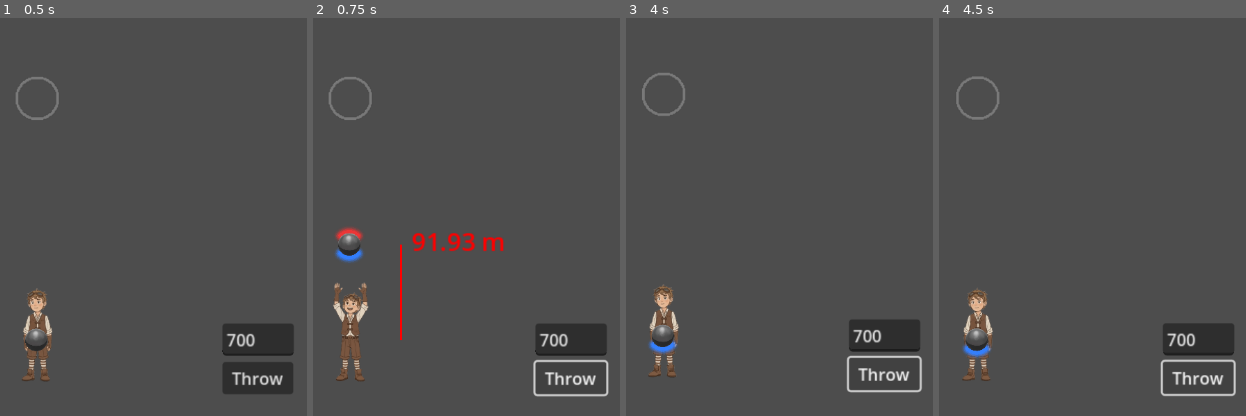
Above: before the commit, frames 1-4 (left to right).
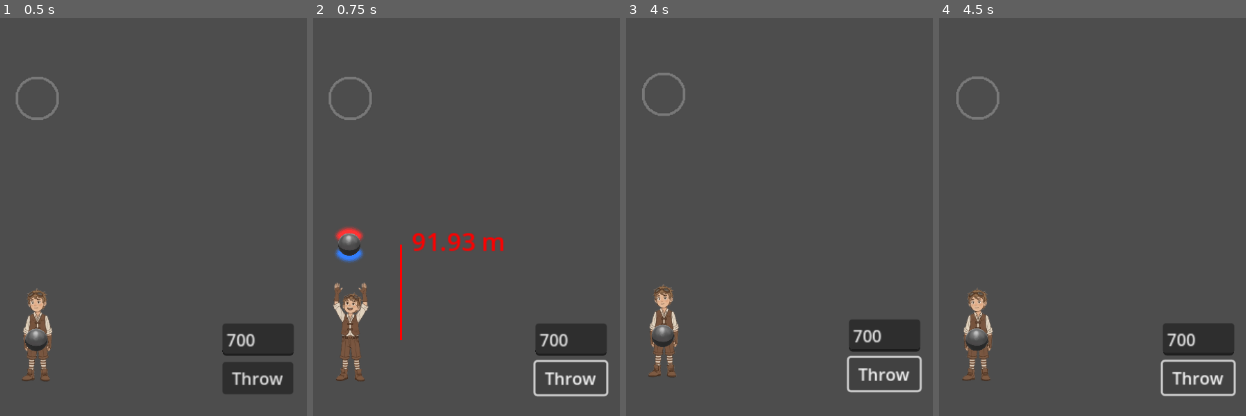
Above: after the commit, the same moments.

Repository: vasyukovin/physics
Game: Godot game, scene res://playground.tscn
Two runs of this game, one before a commit and one after it. Both use one fixed random seed, a clock stepped at 60 frames per second and the inputs below.
Inputs:
- Up to frame 1 (0.5 s): no input
- Up to frame 2 (0.75 s): click "Throw" at 0.5 s
- Up to frame 3 (4 s): click "Throw" at 1.25 s; click "Throw" at 2 s
- Up to frame 4 (4.5 s): no input

Frame 1 is identical in both runs. In frame 2, less than 0.1% of the frame differs, in the area x 7-16%, y 52-56%; in frame 3, 0.2%; in frame 4, 0.2%, in the area x 7-17%, y 81-86%.

Commit message:
Add ball throw state management and reset logic in playground.gd

Diff:
--- a/playground.gd
+++ b/playground.gd
@@ -49,6 +49,7 @@
 var throw_initial_upward_speed: float = 0.0
 var throw_force_ratio: float = 0.0
 var throw_force_visual_ratio: float = 0.0
+var ball_left_hand_after_throw: bool = false
 var force_outline_container: Node2D
 var force_outline_top_lines: Array[Line2D] = []
 var force_outline_bottom_lines: Array[Line2D] = []
@@ -136,6 +137,8 @@
 
 		# Update height indicator
 		_update_height_indicator()
+		if not ball_left_hand_after_throw and current_y < default_ball_position.y - 1.0:
+			ball_left_hand_after_throw = true
 
 		# Calculate which frame to show (0, 1, or 2)
 		# Frame 0 = ball at start (hands down)
@@ -157,8 +160,13 @@
 			# Directly set sprite frame
 			player_sprite.frame = frame
 
-		if current_y >= default_ball_position.y:
+		if ball_left_hand_after_throw and current_velocity_y >= 0.0 and current_y >= default_ball_position.y:
 			ball.global_position = default_ball_position
+			ball.linear_velocity = Vector2.ZERO
+			ball.angular_velocity = 0.0
+			ball.freeze = true
+			ball_is_thrown = false
+			ball_left_hand_after_throw = false
 			player_sprite.frame = 0  # Reset to frame 0
 			max_ball_height = 0.0
 			triggers_fired.clear()  # Reset triggers
@@ -177,6 +185,7 @@
 	player_sprite.frame = 0  # Start at frame 0
 	triggers_fired.clear()  # Reset triggers for new throw
 	previous_velocity_y = 0.0
+	ball_left_hand_after_throw = false
 
 	var force_value: float = 0.0
 	if force_input and force_input.text != "":
